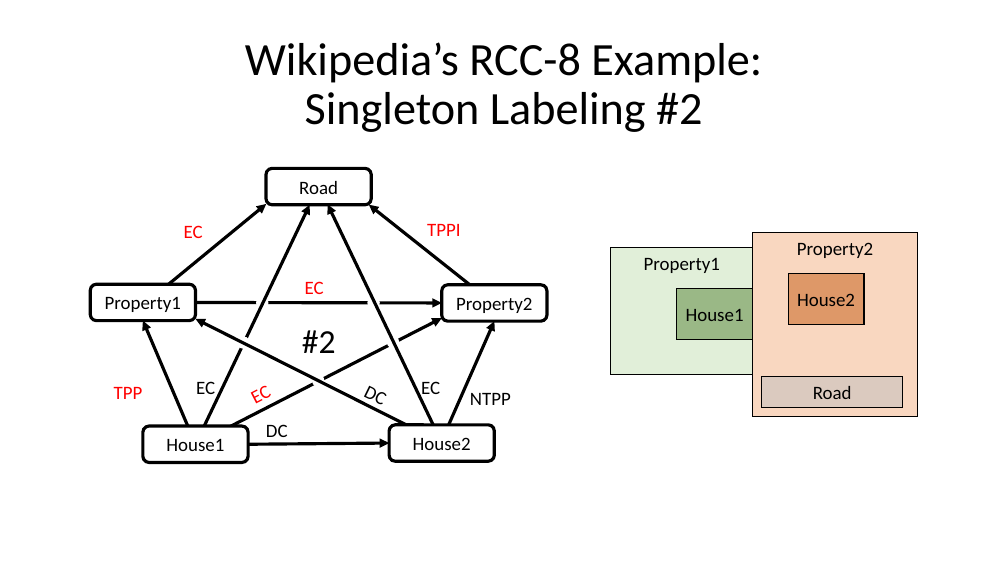
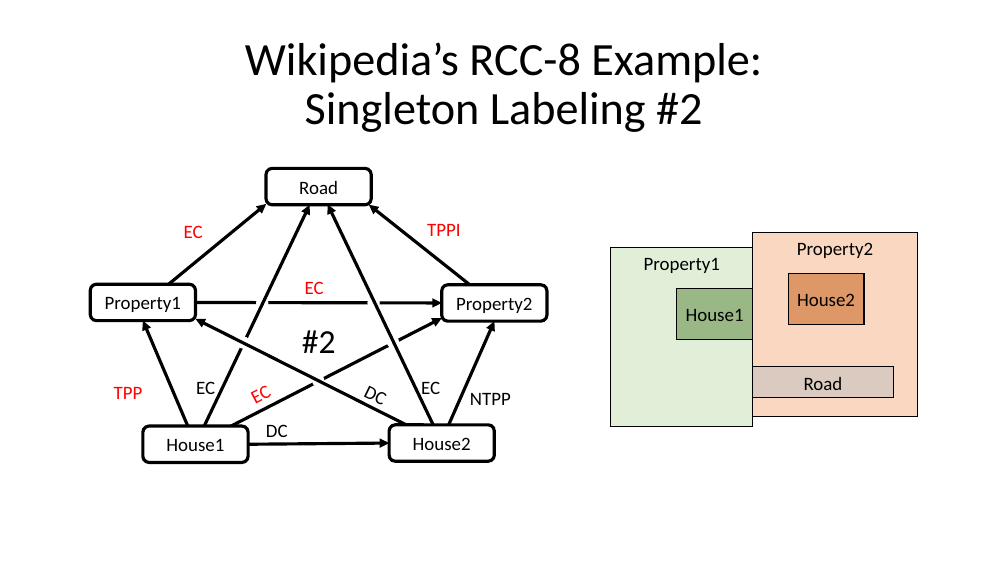
Before and after one commit to alreich/qualreas, a slide deck: slide 8 of Misc/wikipedia_rcc8_figure.pptx. Drawn at 1008x567 pixels with LibreOffice and Linux fonts; fonts in the diff are those of the drawing. Boxes give left, top, right and bottom in pixels: in the first picture for what was removed or moved away, otherwise in the second. Text is boxed around its words. In the diff, an @@ line names an element or a change of style, - is before the commit and + after.

```diff
--- a/Misc/wikipedia_rcc8_figure.pptx
+++ b/Misc/wikipedia_rcc8_figure.pptx
@@ rectangle "Property1": place and size @@
-rectangle "Property1" at (611,248,753,375)
+rectangle "Property1" at (611,248,753,426)
@@ rectangle "Road": place and size @@
-rectangle "Road" at (762,377,903,408)
+rectangle "Road" at (753,367,894,398)
```
Also in this commit, not shown: 2 other slides changed.
